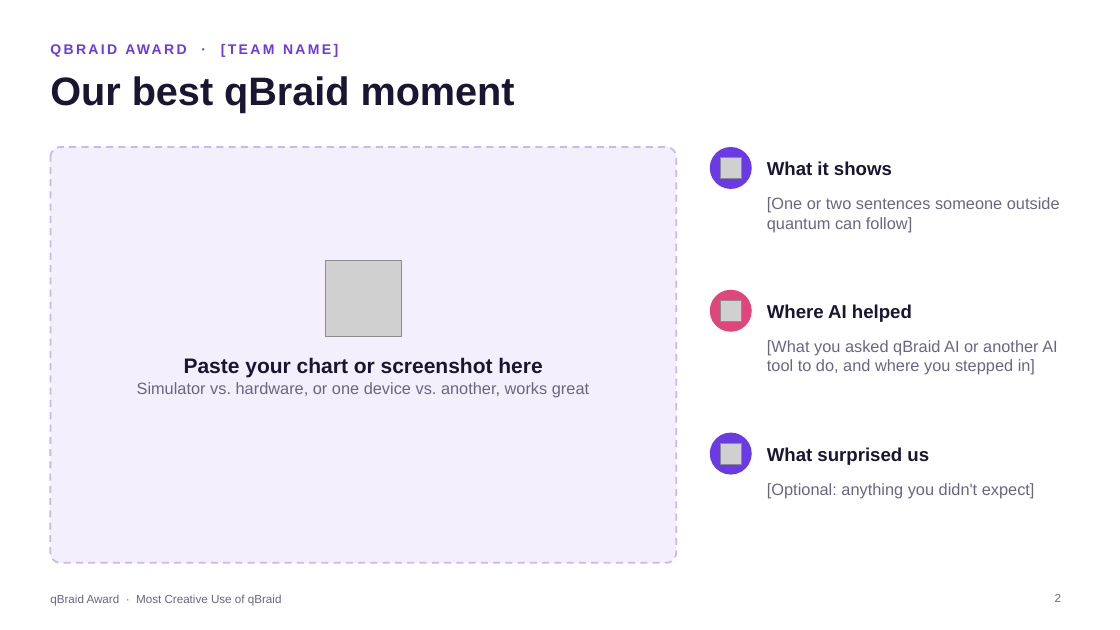
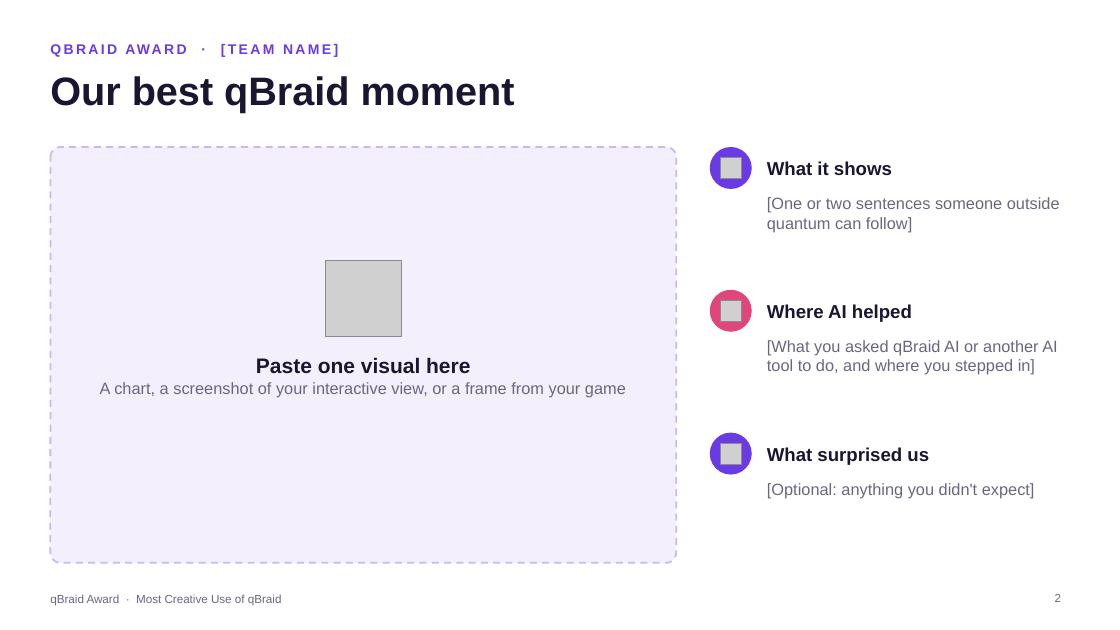
Before and after one commit to qBraid/tn-quantum-hackathon, a slide deck: slide 2 of 4-qbraid-award/qbraid-award-template.pptx. Drawn at 1120x630 pixels with LibreOffice and Linux fonts; fonts in the diff are those of the drawing; grey boxes stand for pictures. Boxes give left, top, right and bottom in pixels: in the first picture for what was removed or moved away, otherwise in the second. Text is boxed around its words. In the diff, an @@ line names an element or a change of style, - is before the commit and + after.

Commit message:
TVA and UTC background from Danna's docs, run-of-show sessions, newcomer-first qBraid Award
- TVA sensor placement: NERC PMU Placement guideline background, fixed-budget and priority-matrix stretch goals, TVA's data links
- TVA plant scheduling: TVA's unit commitment overview and RTS-GMLC data guidance, wind and solar stretch, TVA's data links
- UTC: one hardware run per Part that asks for one (UTC starter guide)
- Root README: 5 teams per track, Saturday TVA spotlight, Quantinuum session, CO.LAB pitching session, portal test
- qBraid Award: 4 timed steps, one-line make_visual starter for Agent Canvas, video script, refreshed template

```diff
--- a/4-qbraid-award/qbraid-award-template.pptx
+++ b/4-qbraid-award/qbraid-award-template.pptx
@@ text at bbox=[100, 357, 626, 398]: text changed @@
-Paste your chart or screenshot here
-Simulator vs. hardware, or one device vs. another, works great
+Paste one visual here
+A chart, a screenshot of your interactive view, or a frame from your game
```
Also in this commit, not shown: 2 other slides changed, 8 other files.
